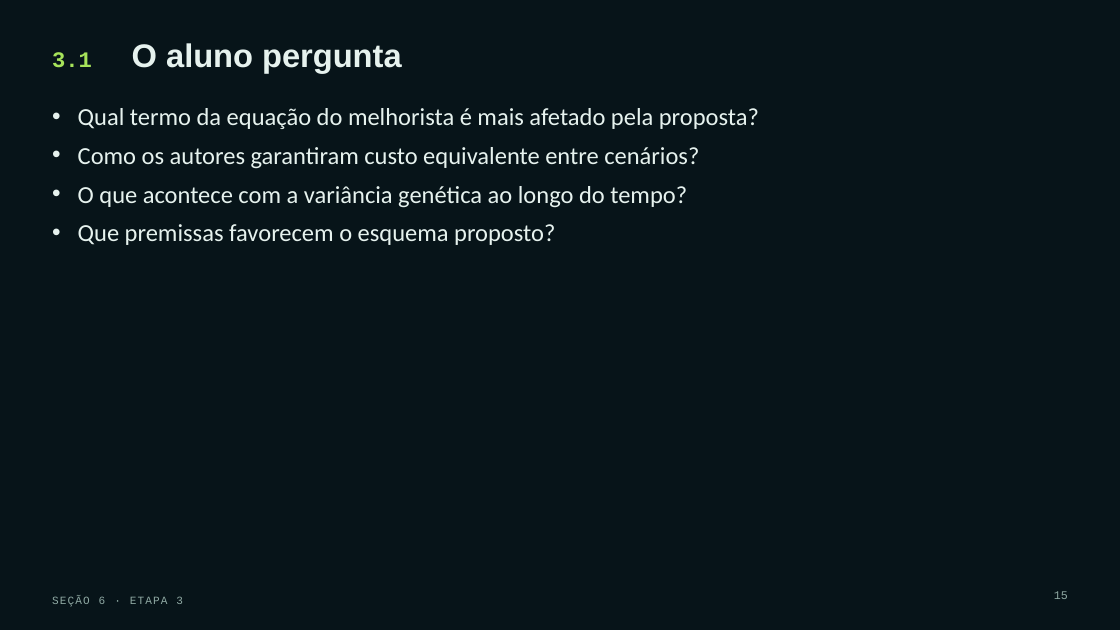
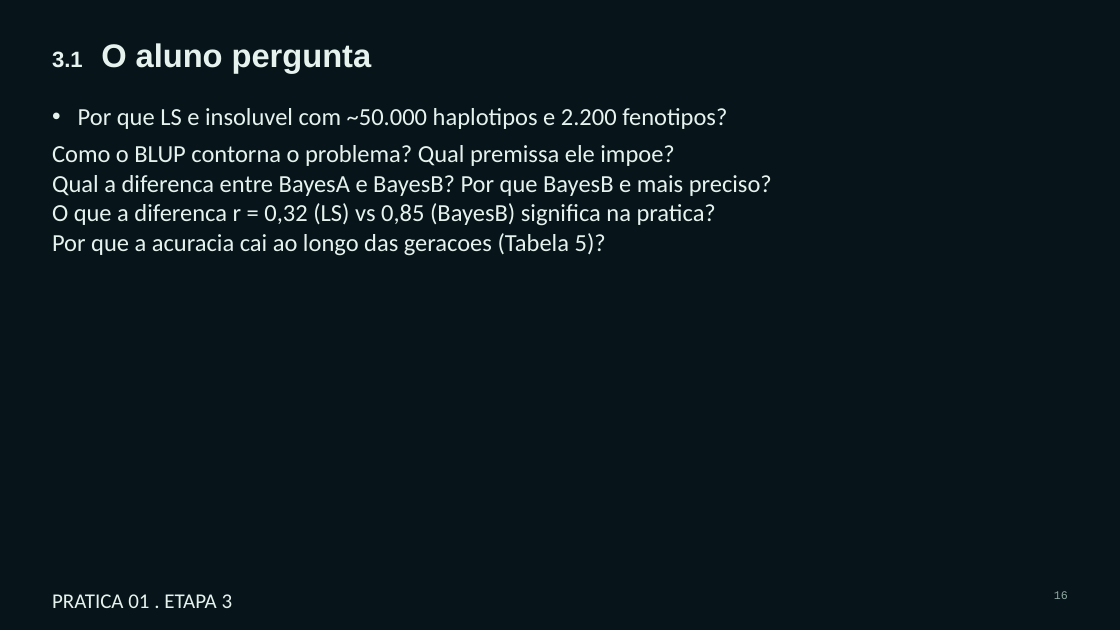
Before and after one commit to Bayer-Group/course-AI-UFV, a slide deck: slide 16 of 8. IA Generativa e Modelos de Linguagem na Pesquisa Científica_Eder_Kaique/Pratica_01_Eder/Estudar e reproduzir um artigo científico com Claude Code.pptx (slide 15 before the commit). Drawn at 1120x630 pixels with LibreOffice and Linux fonts; fonts in the diff are those of the drawing. Boxes give left, top, right and bottom in pixels: in the first picture for what was removed or moved away, otherwise in the second. Text is boxed around its words. In the diff, an @@ line names an element or a change of style, - is before the commit and + after.

```diff
--- a/8. IA Generativa e Modelos de Linguagem na Pesquisa Científica_Eder_Kaique/Pratica_01_Eder/Estudar e reproduzir um artigo científico com Claude Code.pptx
+++ b/8. IA Generativa e Modelos de Linguagem na Pesquisa Científica_Eder_Kaique/Pratica_01_Eder/Estudar e reproduzir um artigo científico com Claude Code.pptx
@@ title "3.1 O aluno pergunta" at [52,43,372,73]: font Courier New to Arial, text colour #A6E35A to #E6F2EE in "3.1" @@
@@ text at [52,108,772,256]: text changed @@
-• Qual termo da equação do melhorista é mais afetado pela proposta?
-• Como os autores garantiram custo equivalente entre cenários?
-• O que acontece com a variância genética ao longo do tempo?
-• Que premissas favorecem o esquema proposto?
+• Por que LS e insoluvel com ~50.000 haplotipos e 2.200 fenotipos?
+Como o BLUP contorna o problema? Qual premissa ele impoe?
+Qual a diferenca entre BayesA e BayesB? Por que BayesB e mais preciso?
+O que a diferenca r = 0,32 (LS) vs 0,85 (BayesB) significa na pratica?
+Por que a acuracia cai ao longo das geracoes (Tabela 5)?
@@ text at [52,594,233,608]: text changed; size 9.5 to 18 pt; font Courier New to Calibri; text colour #8FA9A3 to #E6F2EE @@
-SEÇÃO 6 · ETAPA 3
+PRATICA 01 . ETAPA 3
```
Also in this commit, not shown: 21 other slides changed, 5 slides added, 6 slides removed, 13 other files.
